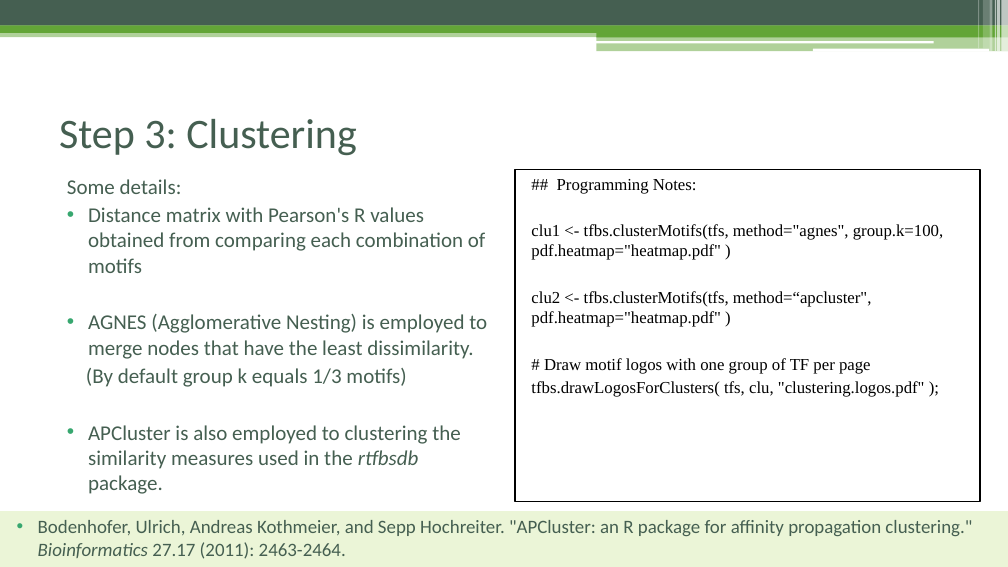
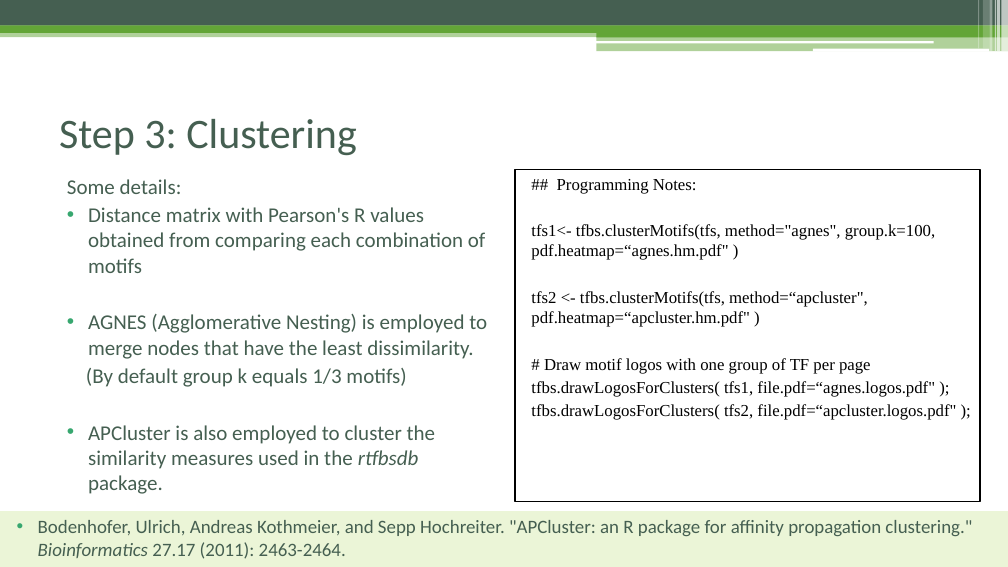
Before and after one commit to Danko-Lab/rtfbs_db, a slide deck: slide 10 of rtfbsdb-tutorial.pptx. Drawn at 1008x567 pixels with LibreOffice and Linux fonts; fonts in the diff are those of the drawing. Boxes give left, top, right and bottom in pixels: in the first picture for what was removed or moved away, otherwise in the second. Text is boxed around its words. In the diff, an @@ line names an element or a change of style, - is before the commit and + after.

```diff
--- a/rtfbsdb-tutorial.pptx
+++ b/rtfbsdb-tutorial.pptx
@@ text at (x1=531, y1=224, x2=935, y2=327): text changed @@
-clu1 <- tfbs.clusterMotifs(tfs, method="agnes", group.k=100, pdf.heatmap="heatmap.pdf" )
-clu2 <- tfbs.clusterMotifs(tfs, method=“apcluster", pdf.heatmap="heatmap.pdf" )
+tfs1<- tfbs.clusterMotifs(tfs, method="agnes", group.k=100, pdf.heatmap=“agnes.hm.pdf" )
+tfs2 <- tfbs.clusterMotifs(tfs, method=“apcluster", pdf.heatmap=“apcluster.hm.pdf" )
@@ text at (x1=531, y1=381, x2=956, y2=420): text changed @@
-tfbs.drawLogosForClusters( tfs, clu, "clustering.logos.pdf" );
+tfbs.drawLogosForClusters( tfs1, file.pdf=“agnes.logos.pdf" );
+tfbs.drawLogosForClusters( tfs2, file.pdf=“apcluster.logos.pdf" );
@@ text at (x1=88, y1=425, x2=436, y2=494): text changed @@
-• APCluster is also employed to clustering the similarity measures used in the rtfbsdb package.
+• APCluster is also employed to cluster the similarity measures used in the rtfbsdb package.
```
Also in this commit, not shown: 10 other slides changed.
